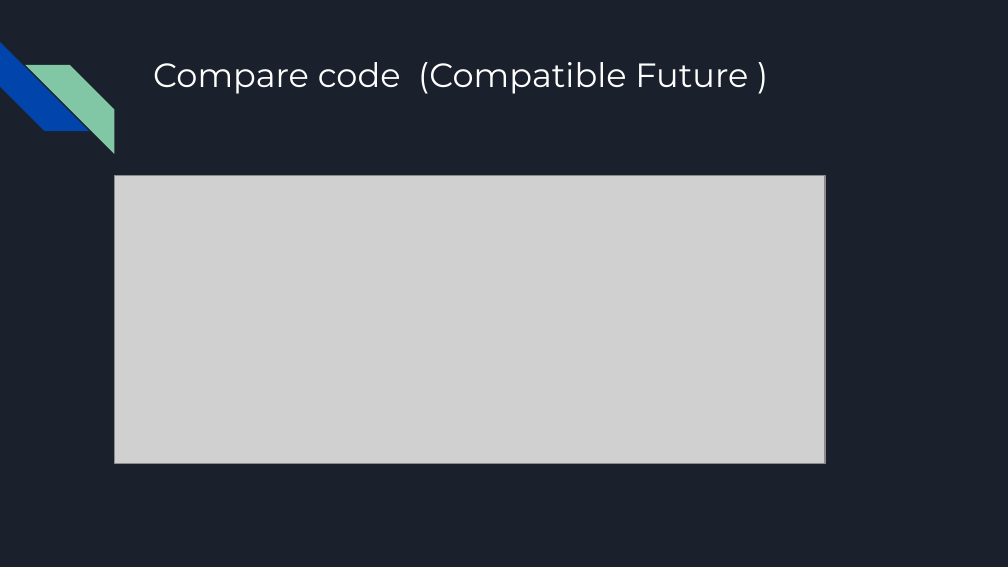
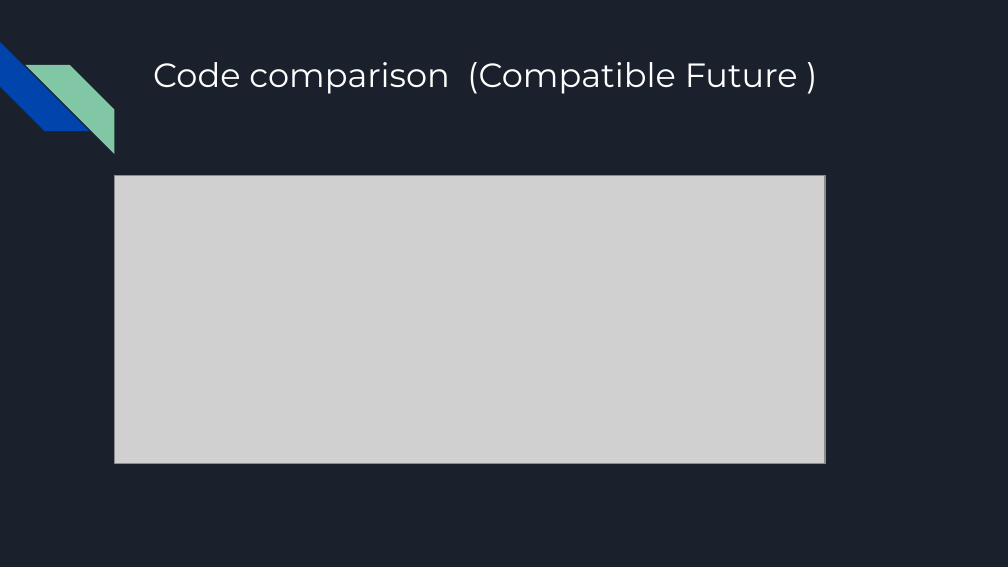
Before and after one commit to xkondix/loom-JAVA-SPRING, a slide deck: slide 26 of assets/Project Loom.pptx. Drawn at 1008x567 pixels with LibreOffice and Linux fonts; fonts in the diff are those of the drawing; grey boxes stand for pictures. Boxes give left, top, right and bottom in pixels: in the first picture for what was removed or moved away, otherwise in the second. Text is boxed around its words. In the diff, an @@ line names an element or a change of style, - is before the commit and + after.

```diff
--- a/assets/Project Loom.pptx
+++ b/assets/Project Loom.pptx
@@ title at [153, 62, 798, 94]: text changed @@
-Compare code (Compatible Future )
+Code comparison (Compatible Future )
```
Also in this commit, not shown: 5 other slides changed, 6 slides added, 6 other files.
